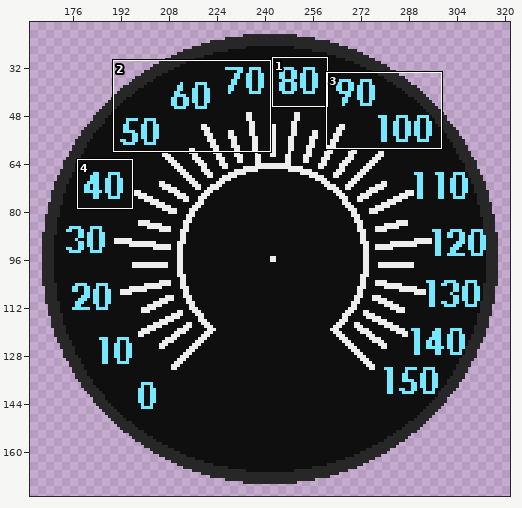
Two versions of one pixel-art file, Assets/Sprites/UI speedometer.ase. Above, an overview of the earlier version with the close-up marked.
Close-up. Before:
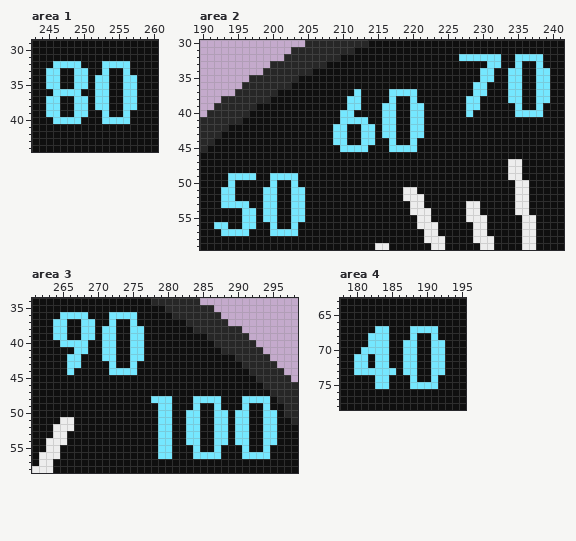
636x200 pixels, 1 frame. Shown: area 1: x 243..260, y 29..44; area 2: x 190..241, y 30..59; area 3: x 261..298, y 34..58; area 4: x 178..195, y 63..78. The wide view leaves out empty margins. The commit also changed other parts of the picture, which this record leaves out.
Now the later version:
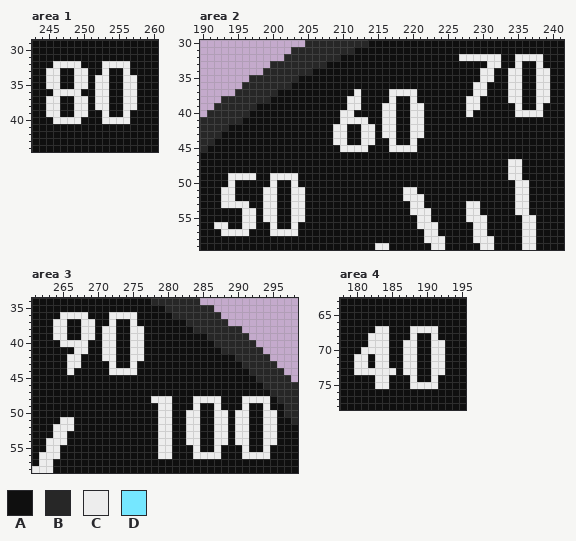
Palette (. is transparent): A #0f0f0f  B #272727  C #ededed  D #75e7ff
What changed:
--- area 1, layer "Layer 2"
@@ x 243..260 @@
 31 AAAAAAAAAAAAAAAAAA
-32 AAADDDDAAADDDDAAAA
-33 AADDAADDAADAADAAAA
-34 AADDAADDADDAADDAAA
-35 AADDAADDADDAADDAAA
-36 AAADDDDAADDAADDAAA
-37 AADDAADDADDAADDAAA
-38 AADDAADDADDAADDAAA
-39 AADDAADDAADAADAAAA
-40 AAADDDDAAADDDDAAAA
+32 AAACCCCAAACCCCAAAA
+33 AACCAACCAACAACAAAA
+34 AACCAACCACCAACCAAA
+35 AACCAACCACCAACCAAA
+36 AAACCCCAACCAACCAAA
+37 AACCAACCACCAACCAAA
+38 AACCAACCACCAACCAAA
+39 AACCAACCAACAACAAAA
+40 AAACCCCAAACCCCAAAA
 41 AAAAAAAAAAAAAAAAAA
--- area 2, layer "Layer 2"
@@ x 207..241 @@
 31 BBBBBAAAAAAAAAAAAAAAAAAAAAAAAAAAAAA
-32 BBBAAAAAAAAAAAAAAAAADDDDDDAADDDDAAA
-33 BAAAAAAAAAAAAAAAAAAAAAAADDAADAADAAA
-34 AAAAAAAAAAAAAAAAAAAAAAADDAADDAADDAA
-35 AAAAAAAAAAAAAAAAAAAAAAADDAADDAADDAA
-36 AAAAAAAAAAAAAAAAAAAAAADDAAADDAADDAA
-37 AAAAADAAAADDDDAAAAAAAADDAAADDAADDAA
-38 AAAADDAAAADAADAAAAAAADDAAAADDAADDAA
-39 AAAADDAAADDAADDAAAAAADDAAAAADAADAAA
-40 AAADDAAAADDAADDAAAAAADAAAAAADDDDAAA
-41 AAADDDDAADDAADDAAAAAAAAAAAAAAAAAAAA
-42 AADDAADDADDAADDAAAAAAAAAAAAAAAAAAAA
-43 AADDAADDADDAADDAAAAAAAAAAAAAAAAAAAA
-44 AADDAADDAADAADAAAAAAAAAAAAAAAAAAAAA
-45 AAADDDDAAADDDDAAAAAAAAAAAAAAAAAAAAA
+32 BBBAAAAAAAAAAAAAAAAACCCCCCAACCCCAAA
+33 BAAAAAAAAAAAAAAAAAAAAAAACCAACAACAAA
+34 AAAAAAAAAAAAAAAAAAAAAAACCAACCAACCAA
+35 AAAAAAAAAAAAAAAAAAAAAAACCAACCAACCAA
+36 AAAAAAAAAAAAAAAAAAAAAACCAAACCAACCAA
+37 AAAAACAAAACCCCAAAAAAAACCAAACCAACCAA
+38 AAAACCAAAACAACAAAAAAACCAAAACCAACCAA
+39 AAAACCAAACCAACCAAAAAACCAAAAACAACAAA
+40 AAACCAAAACCAACCAAAAAACAAAAAACCCCAAA
+41 AAACCCCAACCAACCAAAAAAAAAAAAAAAAAAAA
+42 AACCAACCACCAACCAAAAAAAAAAAAAAAAAAAA
+43 AACCAACCACCAACCAAAAAAAAAAAAAAAAAAAA
+44 AACCAACCAACAACAAAAAAAAAAAAAAAAAAAAA
+45 AAACCCCAAACCCCAAAAAAAAAAAAAAAAAAAAA
 46 AAAAAAAAAAAAAAAAAAAAAAAAAAAAAAAAAAA
@@ x 190..206 @@
 48 AAAAAAAAAAAAAAAAA
-49 AAAADDDDAADDDDAAA
-50 AAAADAAAAADAADAAA
-51 AAADDAAAADDAADDAA
-52 AAADDAAAADDAADDAA
-53 AAADDDDAADDAADDAA
-54 AAAAAADDADDAADDAA
-55 AAAAAADDADDAADDAA
-56 AADDAADDAADAADAAA
-57 AAADDDDAAADDDDAAA
+49 AAAACCCCAACCCCAAA
+50 AAAACAAAAACAACAAA
+51 AAACCAAAACCAACCAA
+52 AAACCAAAACCAACCAA
+53 AAACCCCAACCAACCAA
+54 AAAAAACCACCAACCAA
+55 AAAAAACCACCAACCAA
+56 AACCAACCAACAACAAA
+57 AAACCCCAAACCCCAAA
 58 AAAAAAAAAAAAAAAAA
--- area 3, layer "Layer 2"
@@ x 262..278 @@
 35 AAAAAAAAAAAAAAAAA
-36 AAADDDDAAADDDDAAA
-37 AADDAADDAADAADAAA
-38 AADDAADDADDAADDAA
-39 AADDAADDADDAADDAA
-40 AAADDDDAADDAADDAA
-41 AAAAADDAADDAADDAA
-42 AAAADDAAADDAADDAA
-43 AAAADDAAAADAADAAA
-44 AAAADAAAAADDDDAAA
+36 AAACCCCAAACCCCAAA
+37 AACCAACCAACAACAAA
+38 AACCAACCACCAACCAA
+39 AACCAACCACCAACCAA
+40 AAACCCCAACCAACCAA
+41 AAAAACCAACCAACCAA
+42 AAAACCAAACCAACCAA
+43 AAAACCAAAACAACAAA
+44 AAAACAAAAACCCCAAA
 45 AAAAAAAAAAAAAAAAA
@@ x 276..297 @@
 47 AAAAAAAAAAAAAAAAAAABBB
-48 AADDDAAADDDDAAADDDDABB
-49 AAADDAAADAADAAADAADAAB
-50 AAADDAADDAADDADDAADDAB
-51 AAADDAADDAADDADDAADDAA
-52 AAADDAADDAADDADDAADDAA
-53 AAADDAADDAADDADDAADDAA
-54 AAADDAADDAADDADDAADDAA
-55 AAADDAAADAADAAADAADAAA
-56 AAADDAAADDDDAAADDDDAAA
+48 AACCCAAACCCCAAACCCCABB
+49 AAACCAAACAACAAACAACAAB
+50 AAACCAACCAACCACCAACCAB
+51 AAACCAACCAACCACCAACCAA
+52 AAACCAACCAACCACCAACCAA
+53 AAACCAACCAACCACCAACCAA
+54 AAACCAACCAACCACCAACCAA
+55 AAACCAAACAACAAACAACAAA
+56 AAACCAAACCCCAAACCCCAAA
 57 AAAAAAAAAAAAAAAAAAAAAA
--- area 4, layer "Layer 2"
@@ x 178..195 @@
 66 AAAAAAAAAAAAAAAAAA
-67 AAAAADDAAADDDDAAAA
-68 AAAADDDAAADAADAAAA
-69 AAAADDDAADDAADDAAA
-70 AAADDDDAADDAADDAAA
-71 AADDADDAADDAADDAAA
-72 AADDADDAADDAADDAAA
-73 AADDDDDDADDAADDAAA
-74 AAAAADDAAADAADAAAA
-75 AAAAADDAAADDDDAAAA
+67 AAAAACCAAACCCCAAAA
+68 AAAACCCAAACAACAAAA
+69 AAAACCCAACCAACCAAA
+70 AAACCCCAACCAACCAAA
+71 AACCACCAACCAACCAAA
+72 AACCACCAACCAACCAAA
+73 AACCCCCCACCAACCAAA
+74 AAAAACCAAACAACAAAA
+75 AAAAACCAAACCCCAAAA
 76 AAAAAAAAAAAAAAAAAA
